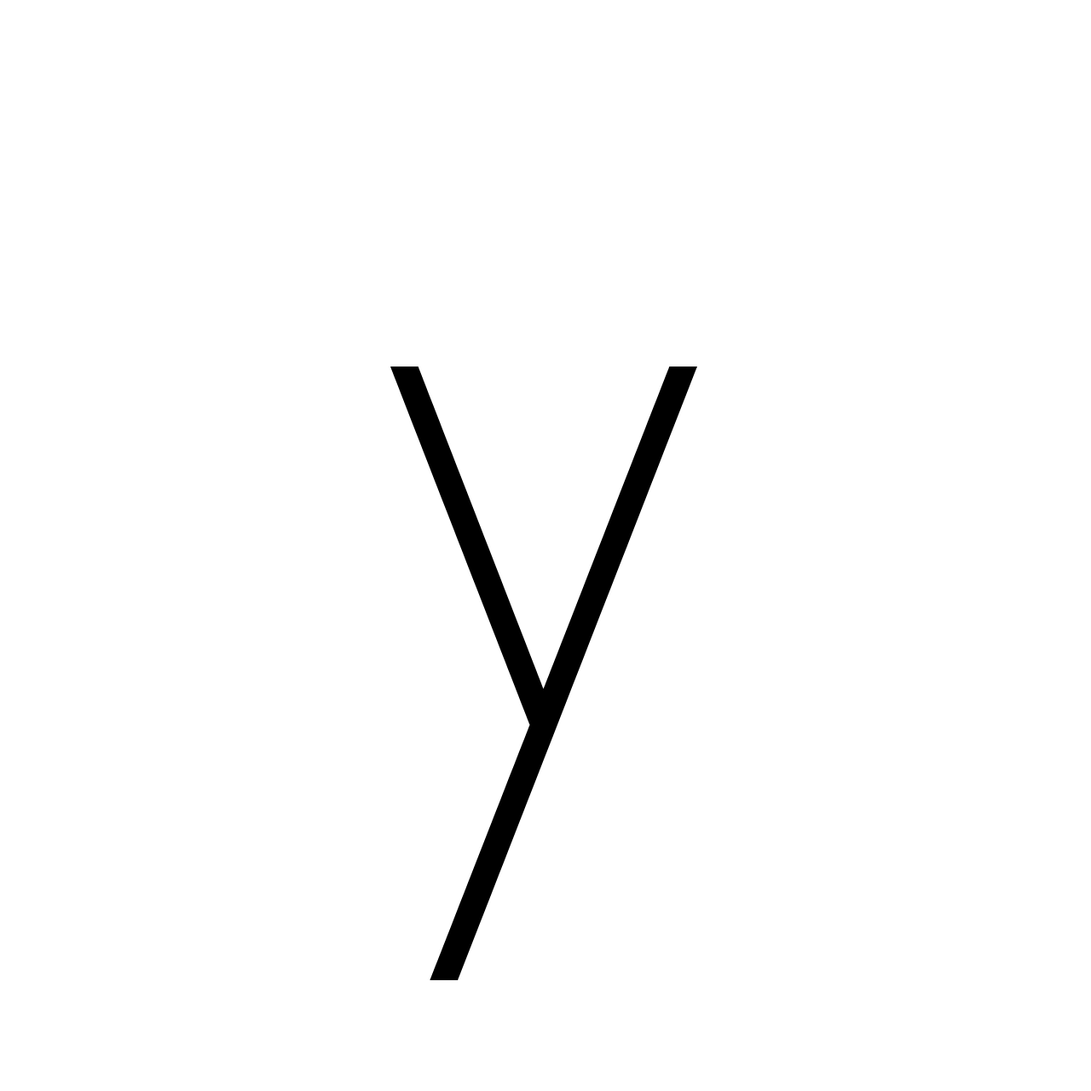
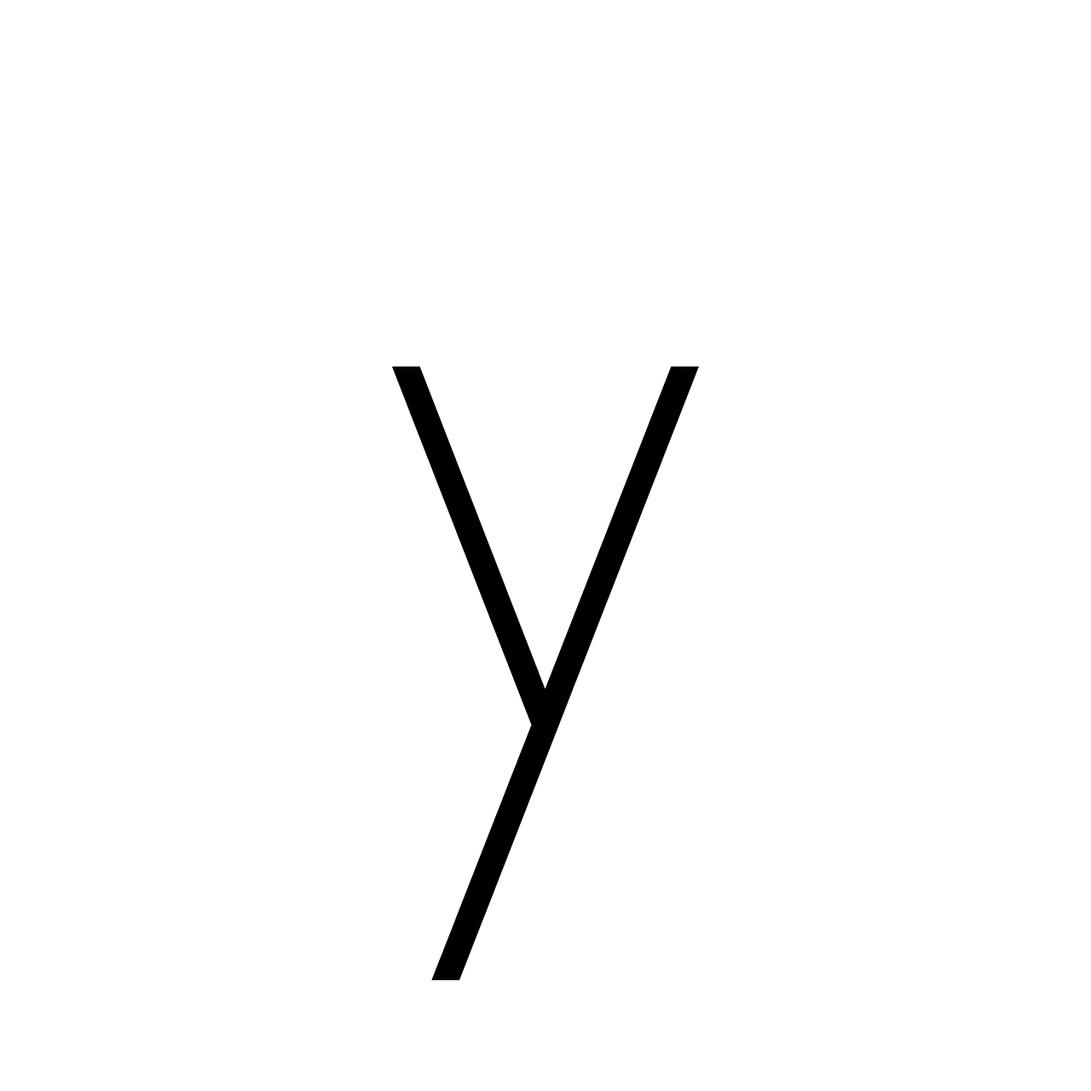
The second w=1091, h=1091 image is a revision of the first. Changes to its layers:
pixels changed over [390, 366, 700, 981] (layer not identified)
